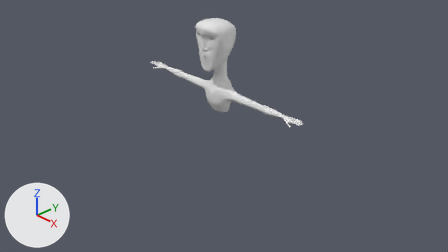
The Blender file HighClassTim.blend as it was, and as the next commit left it.
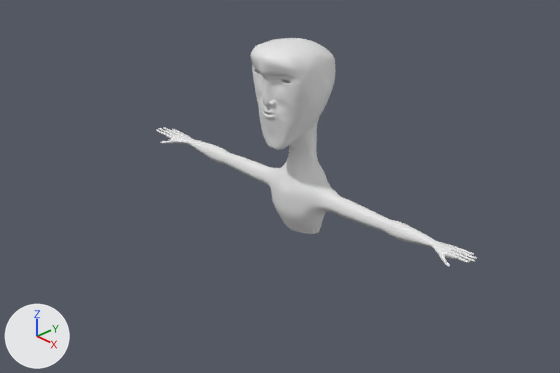
Each version is shown from the file's camera 'Camera', then close up on the part from 17% to 77% of the width and 0% to 71% of the height. Arrows for +X, +Y and +Z are at lower left; the lights stay in place.

The scene before the commit, as lines of its bpy script (objects in view):
```python
me_plane = bpy.data.meshes.new('Plane')
me_plane.from_pydata(...)  # 682 vertices, 651 faces; spans x 0.0..14.5, y -9.44..3.09, z -0.18..4.92
me_plane.polygons.foreach_set('use_smooth', [True] * 651)
me_plane.materials.append(None)
ob_plane = bpy.data.objects.new('Plane', me_plane)
ob_plane.location = (0.0, -0.499, 1.565)
ob_plane.rotation_euler = (1.571, 0.0, 6.283)  # degrees (90, 0, 360)
ob_plane.scale = (0.132, 0.132, -0.132)
_m = ob_plane.modifiers.new('Mirror', 'MIRROR')
_m.use_clip = True
_m = ob_plane.modifiers.new('Subdivision', 'SUBSURF')
_m.levels = 2
```
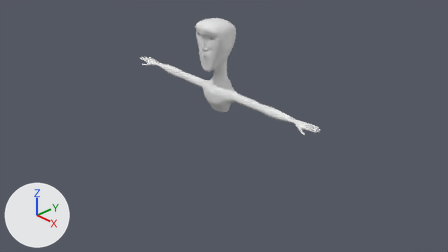
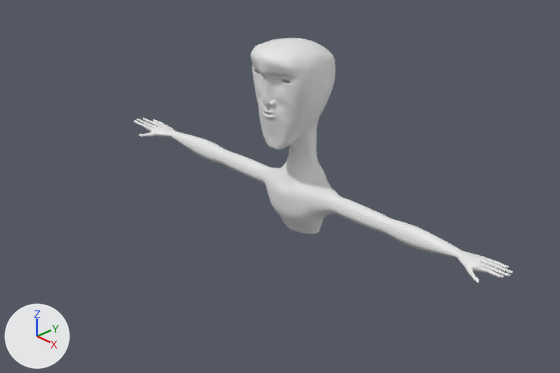
Where the change shows, as pixel boxes [x1, y1, x2, y2] in the close-ups (560 x 373 px; the box of a moved part takes in the faces that stretch with it):
'Plane', reshaped (18% wider, 7% taller)
    before: [156, 38, 477, 266]
    after: [134, 38, 513, 282]
part 1 of me_plane, moved or reshaped
    before: [156, 127, 477, 266]
    after: [134, 118, 513, 282]
part 2 of me_plane, moved or reshaped
    before: [264, 168, 336, 226]
    after: [263, 168, 336, 226]

What the commit changed:
me_plane is used by ob_plane; location (0.0, -0.499, 1.565); rotation (1.571, 0.0, 6.283), in degrees (90, 0, 360); scale (0.132, 0.132, -0.132).
me_plane had 682 vertices, 651 faces and spanned x 0.0..14.5, y -9.44..3.09, z -0.18..4.92.
me_plane now has 682 vertices, 651 faces and spans x 0.0..17.05, y -9.44..3.09, z -0.18..4.92.
me_plane part 1: 228 of 682 vertices moved; they spanned x 6.41..14.5, y -7.64..-6.31, z 2.01..3.67 and now span x 6.28..17.05, y -7.82..-6.22, z 1.82..3.82; mean shift (1.97, 0.0, 0.0); largest move (14.5, -6.6, 2.78) -> (17.05, -6.56, 2.74).
me_plane part 2: 22 of 682 vertices moved; they spanned x 0.0..2.59, y -9.44..-6.32, z 1.47..4.61 and now span x 0.0..2.59, y -9.44..-6.32, z 1.32..4.48; mean shift (0.0, -0.08, -0.15); largest move (2.02, -7.46, 2.52) -> (2.02, -7.82, 2.16).
